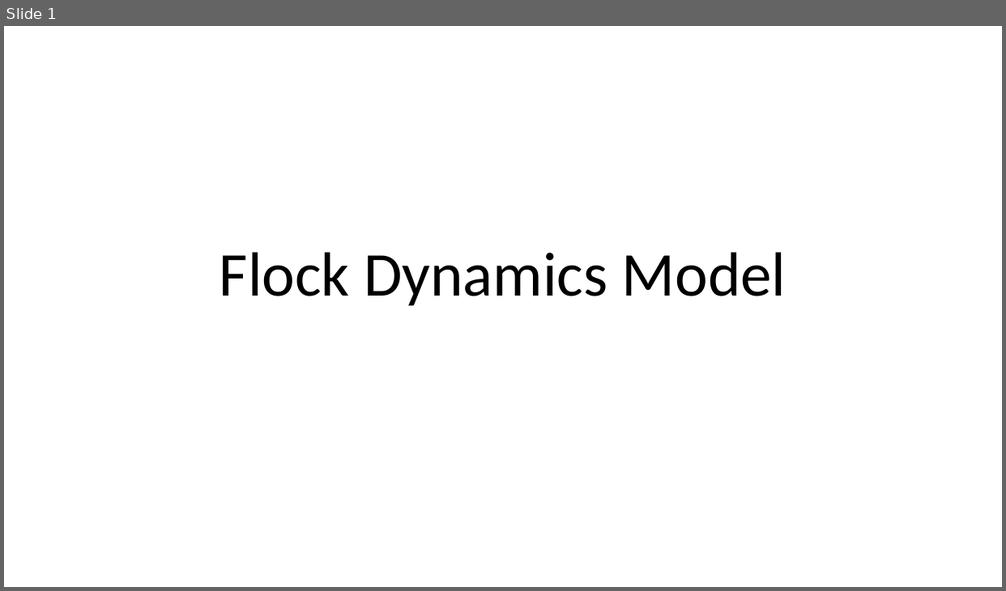
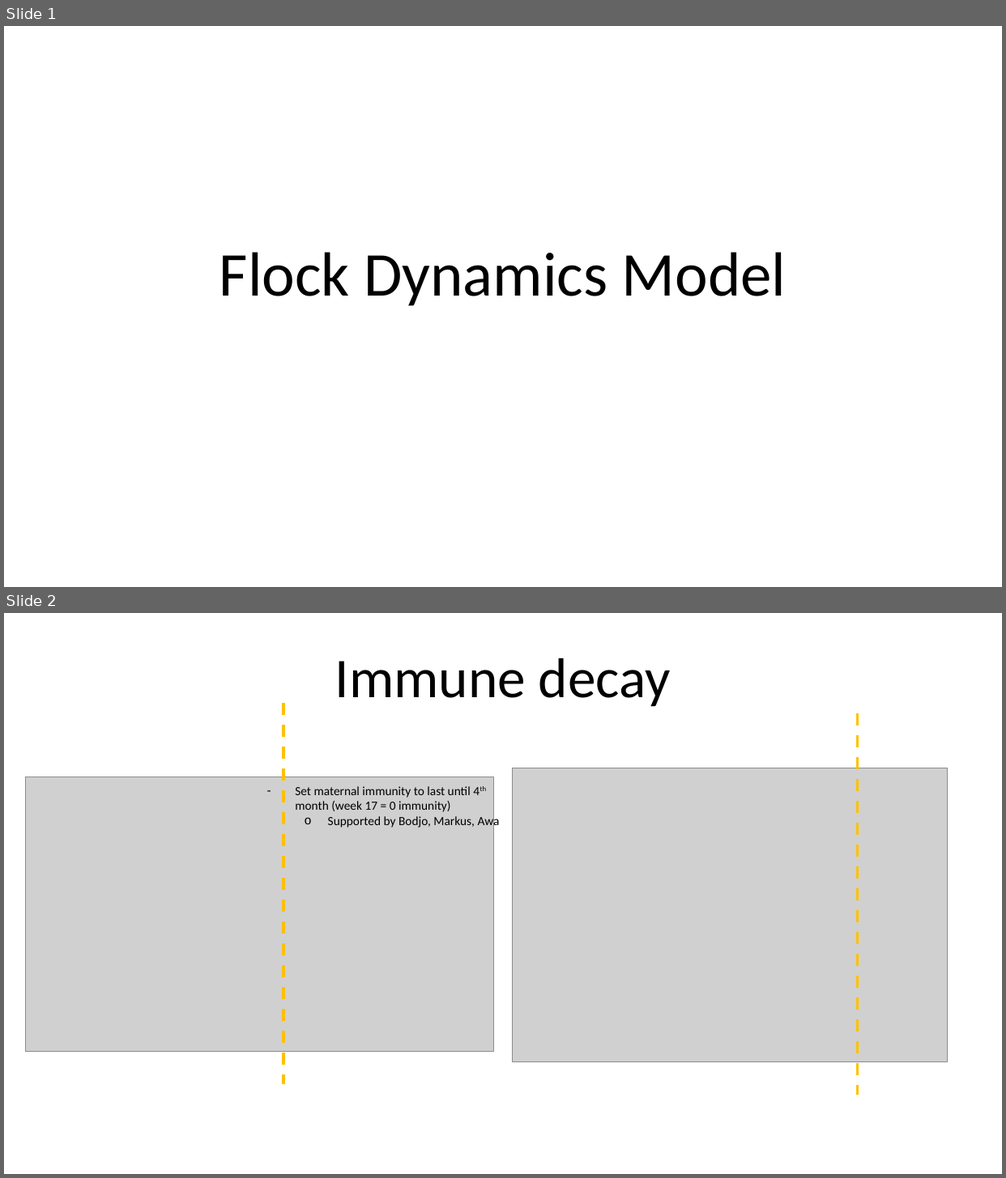
Before and after one commit to BethSavagar/demographic_model_1, a slide deck: results-presentations/model-test-BAOBAB.pptx. Shown one above the other, each under a label of ours: slide 1 before the commit, slides 1 and 2 after it. The pictures are 1006x591 and 1006x1178 pixels, drawn with LibreOffice and Linux fonts; fonts in the diff are those of the drawing; grey boxes stand for pictures. Boxes give left, top, right and bottom in pixels: in the first picture for what was removed or moved away, otherwise in the second. Text is boxed around its words. In the diff, an @@ line names an element or a change of style, - is before the commit and + after.

```diff
--- a/results-presentations/model-test-BAOBAB.pptx
+++ b/results-presentations/model-test-BAOBAB.pptx
@@ slide 2 added at (x1=4, y1=613, x2=1002, y2=1174), background #FFFFFF @@
@@ title added at (x1=335, y1=658, x2=671, y2=707), 54 pt, text #000000 @@
+Immune decay
@@ line added from (284, 703) to (284, 1084), #FFC000 3 pt dashed @@
@@ line added from (858, 713) to (858, 1095), #FFC000 3 pt dashed @@
@@ picture added at (x1=26, y1=777, x2=494, y2=1053) @@
@@ picture added at (x1=513, y1=768, x2=948, y2=1063) @@
@@ text added at (x1=295, y1=786, x2=500, y2=828), 12 pt, text #000000 @@
+– Set maternal immunity to last until 4th month (week 17 = 0 immunity)
+  o Supported by Bodjo, Markus, Awa
```
Also in this commit, not shown: 2 other slides added, 4 other files.
